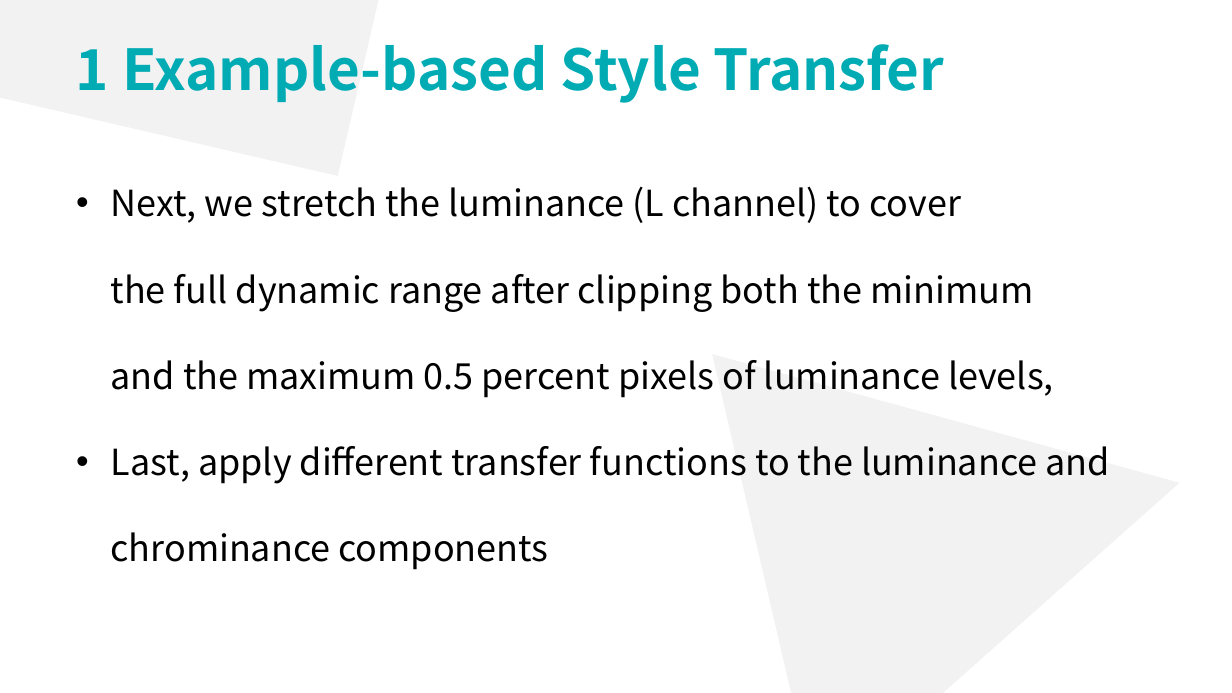
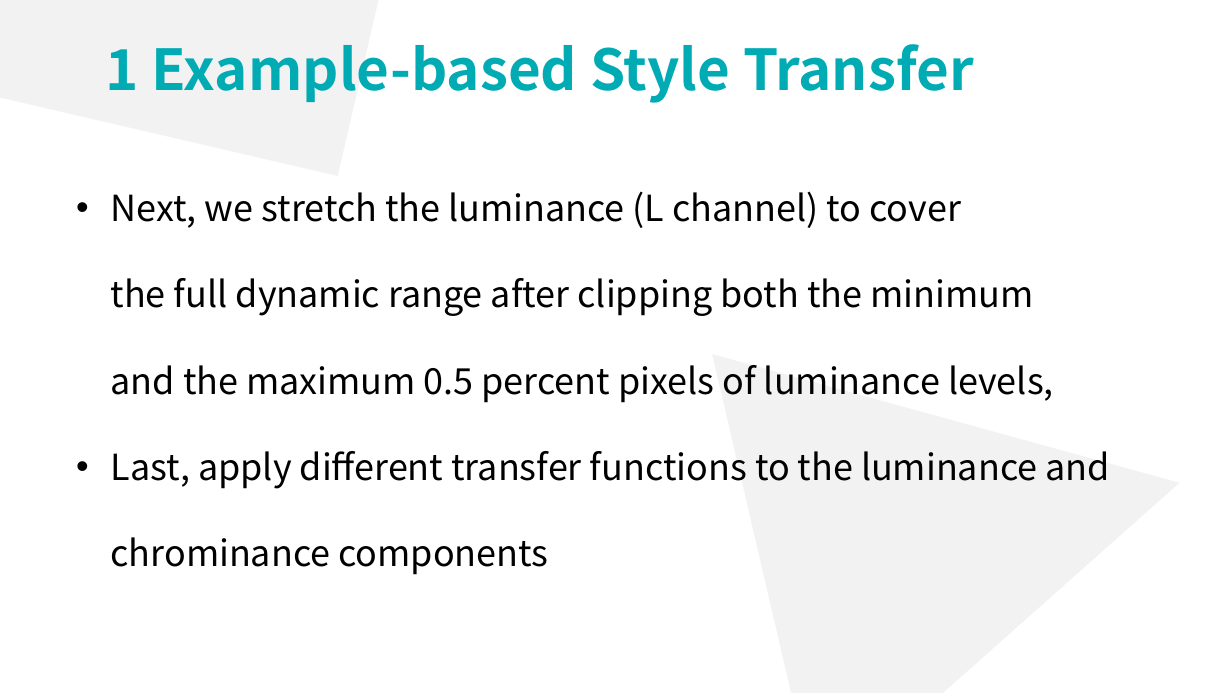
Before and after one commit to lsyoath/sheepy, a slide deck: slide 23 of ComputerVision.pptx (slide 22 before the commit). Drawn at 1232x693 pixels with LibreOffice and Linux fonts; fonts in the diff are those of the drawing. Boxes give left, top, right and bottom in pixels: in the first picture for what was removed or moved away, otherwise in the second. Text is boxed around its words. In the diff, an @@ line names an element or a change of style, - is before the commit and + after.

```diff
--- a/ComputerVision.pptx
+++ b/ComputerVision.pptx
@@ text "1 Example-based Style Transfer" at (105, 44, 974, 103): alignment left to right @@
@@ text "Next, we stretch the luminance ...": place and size @@
-text "Next, we stretch the luminance ..." at (111, 186, 1109, 570)
+text "Next, we stretch the luminance ..." at (111, 191, 1109, 575)
```
Also in this commit, not shown: 5 other slides changed, 9 slides added, 1 slide removed, 1 other file.
